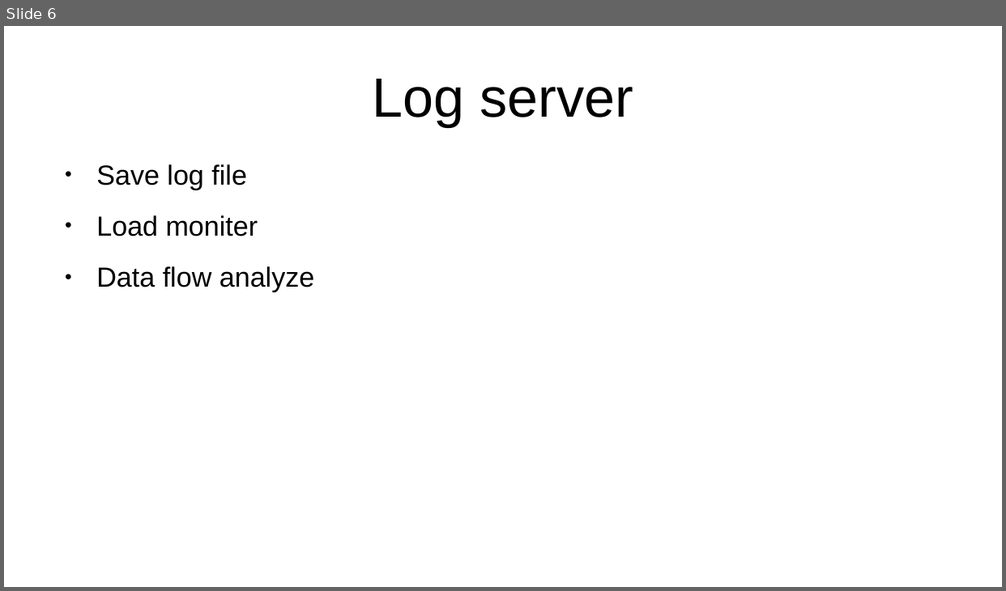
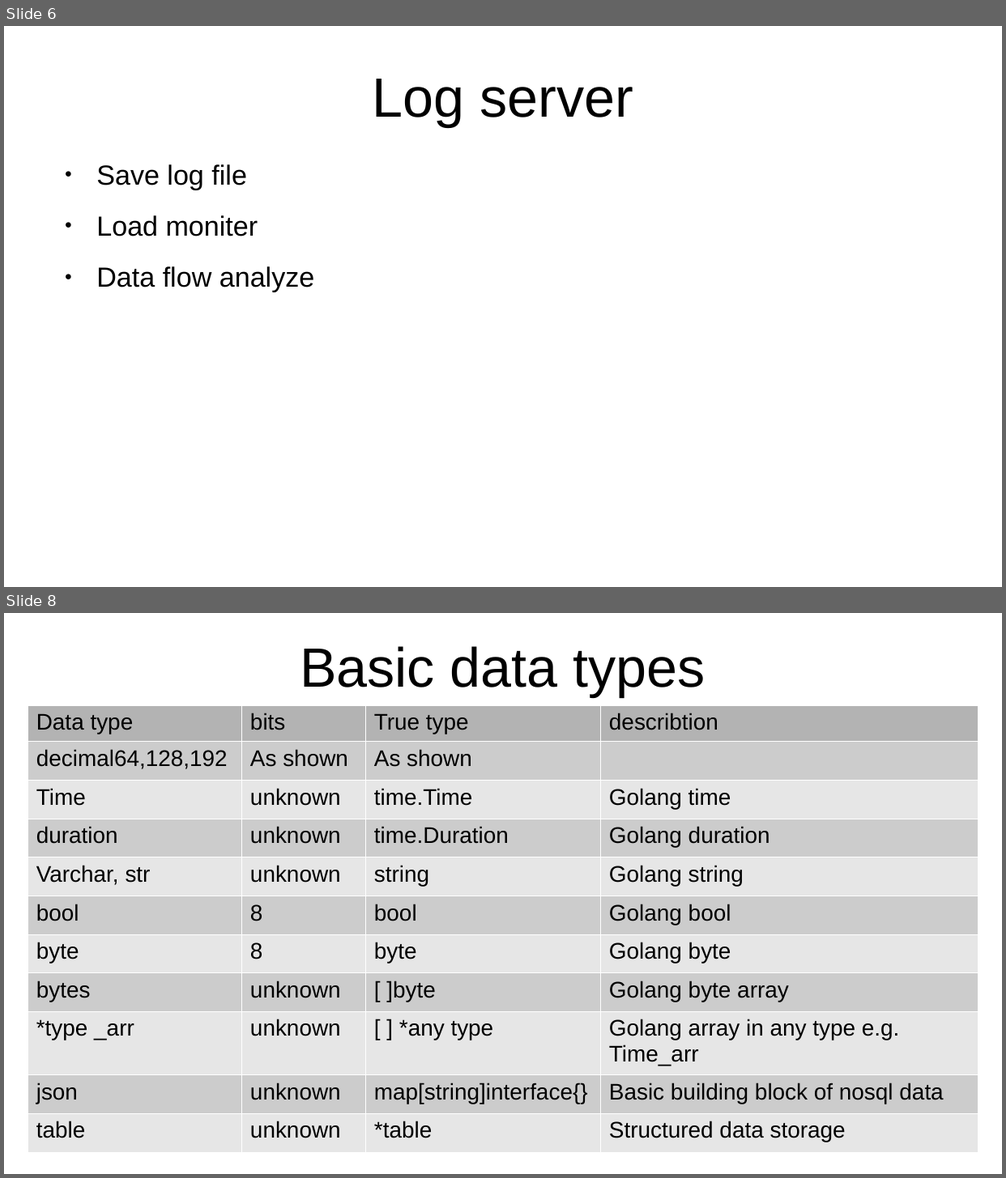
Before and after one commit to YC-Lammy/DejavuDB, a slide deck: doc/concept.odp. Shown one above the other, each under a label of ours: slide 6 before the commit, slides 6 and 8 after it; the slides between them are not shown. The pictures are 1006x591 and 1006x1178 pixels, drawn with LibreOffice and Linux fonts; fonts in the diff are those of the drawing. Boxes give left, top, right and bottom in pixels: in the first picture for what was removed or moved away, otherwise in the second. Text is boxed around its words. In the diff, an @@ line names an element or a change of style, - is before the commit and + after.

```diff
--- a/doc/concept.odp
+++ b/doc/concept.odp
@@ slide 8 added at (x1=4, y1=613, x2=1002, y2=1174), background #FFFFFF @@
@@ title added at (x1=300, y1=646, x2=705, y2=697), 44 pt, text #000000 @@
+Basic data types
@@ table added at (x1=27, y1=705, x2=978, y2=1148), 11 rows, 4 columns @@
+Data type | bits | True type | describtion
+decimal64,128,192 | As shown | As shown | 
+Time | unknown | time.Time | Golang time
+duration | unknown | time.Duration | Golang duration
+Varchar, str | unknown | string | Golang string
+bool | 8 | bool | Golang bool
+byte | 8 | byte | Golang byte
+bytes | unknown | [ ]byte | Golang byte array
+*type _arr | unknown | [ ] *any type | Golang array in any type e.g. Time_arr
+json | unknown | map[string]interface{} | Basic building block of nosql data
+table | unknown | *table | Structured data storage
```
Also in this commit, not shown: 1 other slide added, 1 slide removed, 14 other files.
